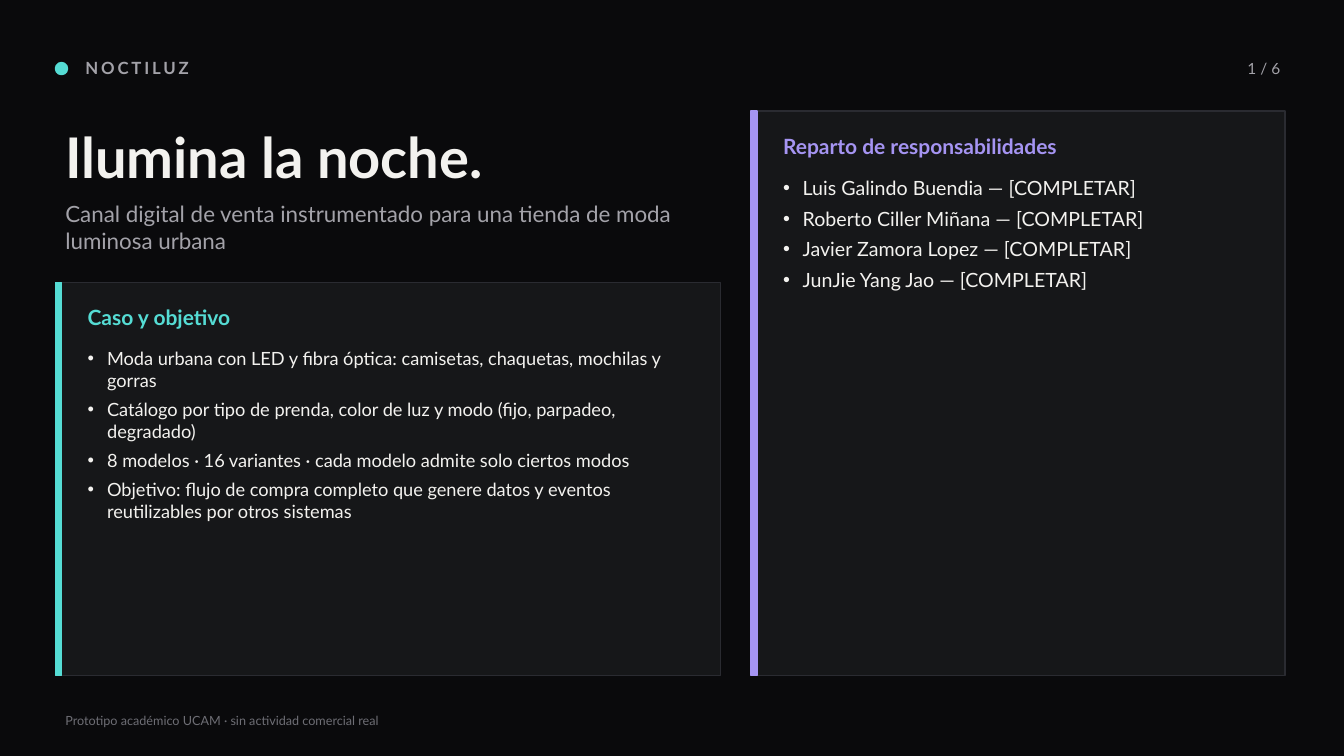
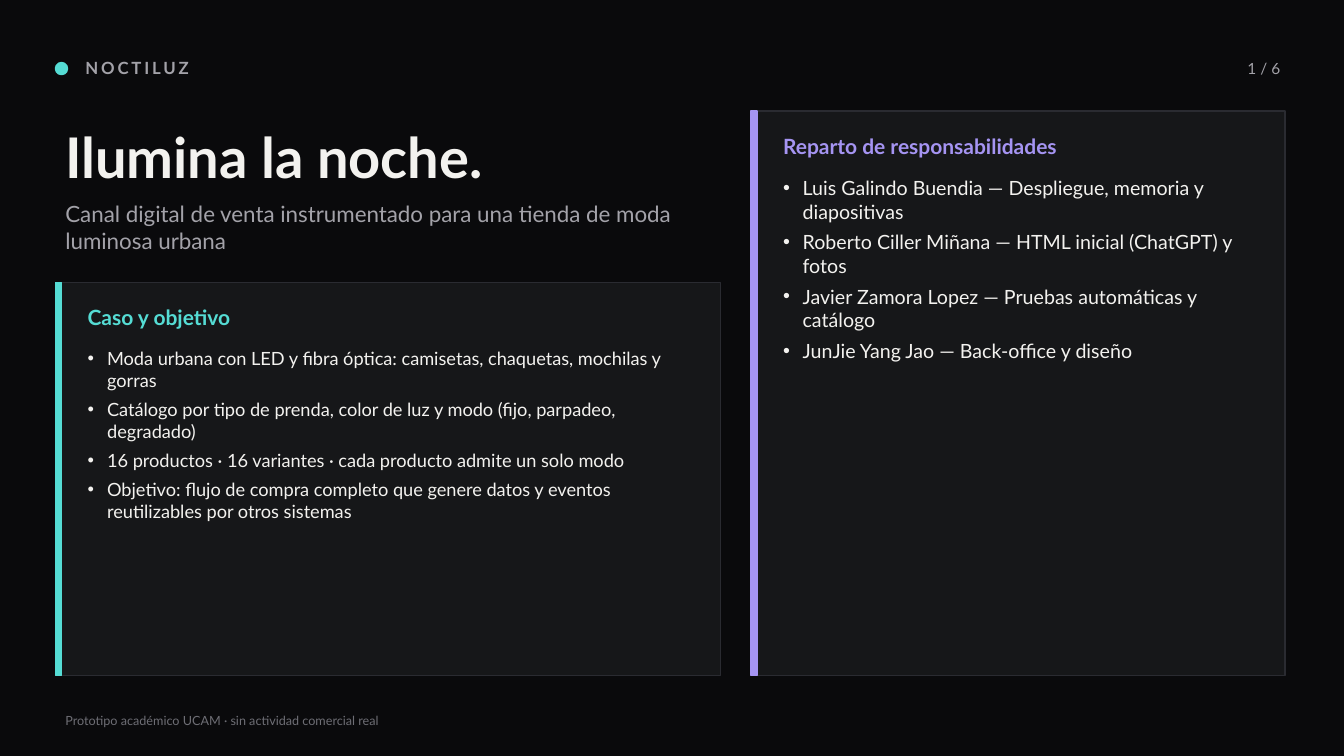
Before and after one commit to luisgabu0-gif/noctiluz-ucam, a slide deck: slide 1 of docs/Diapositivas_NOCTILUZ.pptx. Drawn at 1344x756 pixels with LibreOffice and Linux fonts; fonts in the diff are those of the drawing. Boxes give left, top, right and bottom in pixels: in the first picture for what was removed or moved away, otherwise in the second. Text is boxed around its words. In the diff, an @@ line names an element or a change of style, - is before the commit and + after.

```diff
--- a/docs/Diapositivas_NOCTILUZ.pptx
+++ b/docs/Diapositivas_NOCTILUZ.pptx
@@ text at bbox=[803, 180, 1232, 362]: text changed @@
-• Luis Galindo Buendia — [COMPLETAR]
-• Roberto Ciller Miñana — [COMPLETAR]
-• Javier Zamora Lopez — [COMPLETAR]
-• JunJie Yang Jao — [COMPLETAR]
+• Luis Galindo Buendia — Despliegue, memoria y diapositivas
+• Roberto Ciller Miñana — HTML inicial (ChatGPT) y fotos
+• Javier Zamora Lopez — Pruebas automáticas y catálogo
+• JunJie Yang Jao — Back-office y diseño
@@ text at bbox=[107, 453, 625, 470]: text changed @@
-• 8 modelos · 16 variantes · cada modelo admite solo ciertos modos
+• 16 productos · 16 variantes · cada producto admite un solo modo
```
Also in this commit, not shown: 2 other slides changed, 2 other files.
